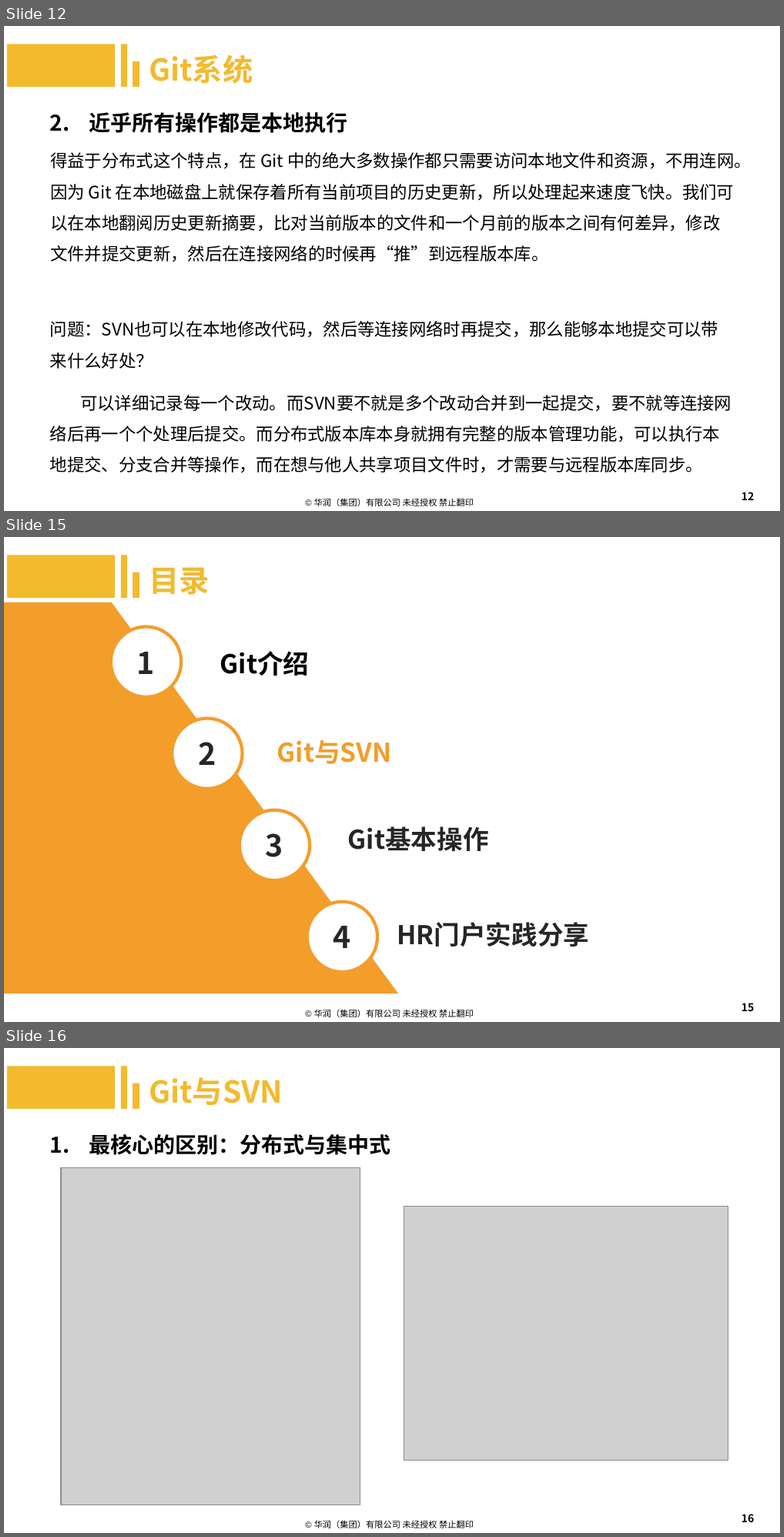
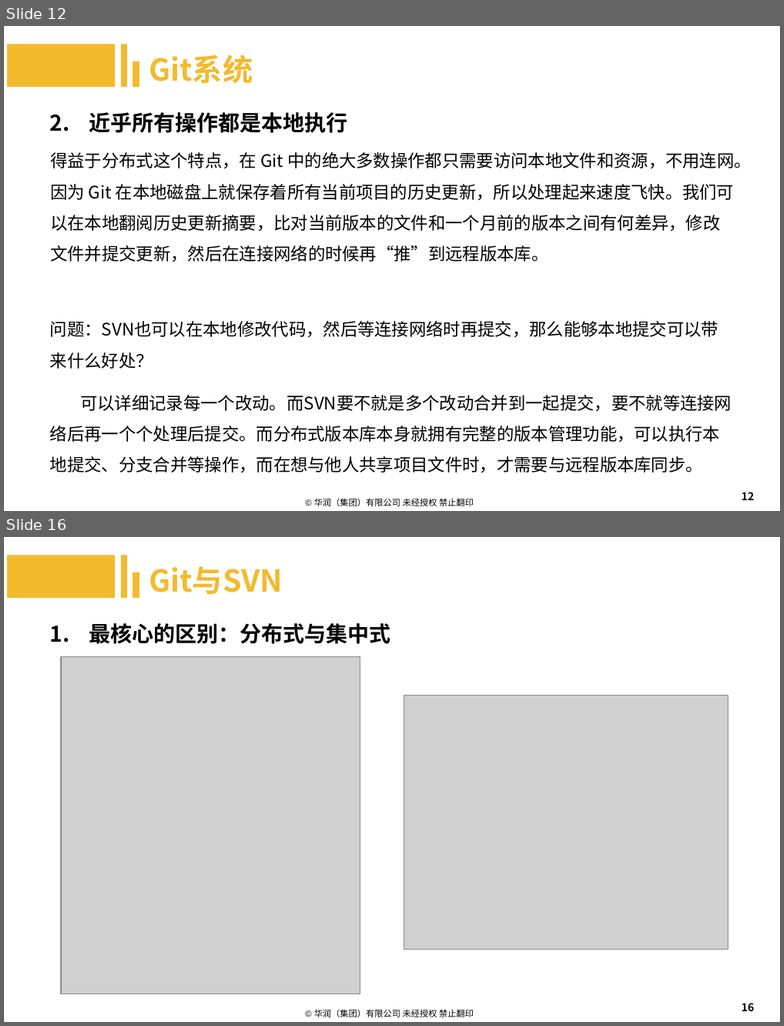
Before and after one commit to machenzhao/git-present, a slide deck: Git.pptx. Shown one above the other, each under a label of ours: slides 12, 15 and 16 before the commit, slides 12 and 16 after it; the slides between them are not shown. The pictures are 784x1537 and 784x1026 pixels, drawn with LibreOffice and Linux fonts; fonts in the diff are those of the drawing; grey boxes stand for pictures; background and template pictures are left out. Boxes give left, top, right and bottom in pixels: in the first picture for what was removed or moved away, otherwise in the second. Text is boxed around its words. In the diff, an @@ line names an element or a change of style, - is before the commit and + after.

Commit message:
更新Git基础，三个工作区域

```diff
--- a/Git.pptx
+++ b/Git.pptx
@@ slide 15 removed at (4,537,780,1022), background #FFFFFF; not listed: 1 template element that a slide beside it also shows @@
@@ rectangle removed at (7,555,115,598) @@
@@ rectangle removed at (121,555,127,598) @@
@@ rectangle removed at (133,572,140,599) @@
@@ text removed at (149,567,209,595) @@
-目录
@@ freeform shape removed at (4,602,398,994) @@
@@ ellipse removed at (111,627,182,698) @@
@@ text removed at (137,652,155,674) @@
-1
@@ text removed at (220,651,310,676) @@
-Git介绍
@@ ellipse removed at (173,719,243,790) @@
@@ text removed at (198,742,216,765) @@
-2
@@ text removed at (277,740,392,764) @@
-Git与SVN
@@ ellipse removed at (239,810,310,881) @@
@@ text removed at (266,833,284,857) @@
-3
@@ text removed at (348,827,489,851) @@
-Git基本操作
@@ ellipse removed at (307,902,378,972) @@
@@ text removed at (334,926,351,948) @@
-4
@@ text removed at (397,922,589,947) @@
-HR门户实践分享
@@ page number removed at (742,1003,754,1011) @@
-15
```
Also in this commit, not shown: 11 slides changed, 12 slides added, 2 other slides removed, 1 other file.
